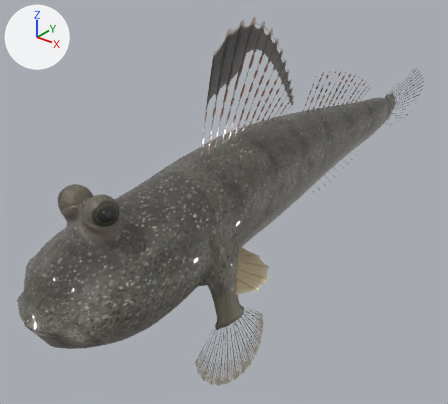
Renders of the glTF model src/assets/models/tobihaze/tobihaze.lod2.glb from each side of a commit.
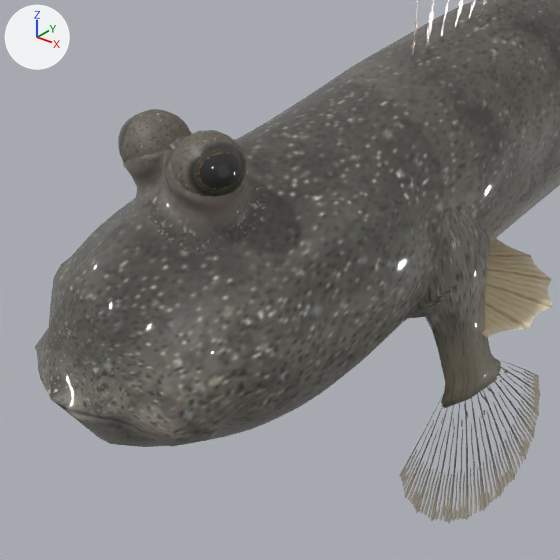
Each version appears first whole from a 50 mm camera at (0.0383, -0.0396, 0.0337) aimed at (-0.0051, 0.0146, 0.0001), and next in a close-up on the part from 0% to 61% of the width and 32% to 100% of the height. Arrows for +X, +Y and +Z are at upper left; the lights stay in place. The older version's two pictures come first. Vertices at exactly the same position are counted once.

The scene before the commit, as lines of its bpy script (objects in view):
```python
me_eye = bpy.data.meshes.new('Eye')
me_eye.from_pydata(...)  # 239 vertices, 432 faces; spans x -0.00151..0.00151, y -0.00166..0.00148, z -0.00151..0.00151
me_eye.materials.append(mat_tobihaze_eye)
me_head = bpy.data.meshes.new('Head')
me_head.from_pydata(...)  # 964 vertices, 1866 faces; spans x -0.0063..0.0063, y -0.0176..-0.0005, z -0.0022..0.0119
# faces by material slot: [1230, 636]
me_head.materials.append(mat_tobihaze_skin)
me_head.materials.append(mat_tobihaze_skindome)
me_pectoralfin_l = bpy.data.meshes.new('PectoralFin_L')
me_pectoralfin_l.from_pydata(...)  # 120 vertices, 196 faces; spans x 0.003..0.0089, y -0.0055..0.0054, z -0.0098..0.0052
# faces by material slot: [92, 104]
me_pectoralfin_l.materials.append(mat_tobihaze_skindome)
me_pectoralfin_l.materials.append(mat_tobihaze_fin)
ob_eye_l = bpy.data.objects.new('Eye_L', me_eye)
ob_eye_l.location = (0.00162, -0.01, 0.01045)
ob_eye_l.rotation_euler = (-0.293, 0.0, 1.278)  # degrees (-17, 0, 73)
ob_eye_r = bpy.data.objects.new('Eye_R', me_eye)
ob_eye_r.location = (-0.00162, -0.01, 0.01045)
ob_eye_r.rotation_euler = (-0.293, 0.0, -1.278)  # degrees (-17, 0, -73)
ob_head_001 = bpy.data.objects.new('Head.001', me_head)
ob_head_001.location = (0.0, 0.0, 0.0)
ob_pectoralfin_l_001 = bpy.data.objects.new('PectoralFin_L.001', me_pectoralfin_l)
ob_pectoralfin_l_001.location = (0.0, 0.0, 0.0)
# also in view: 'PelvicFin.001' at (0.0, 0.0051, -0.0009); 'Body.001' at (0.0, 0.0198, 0.0053)
```
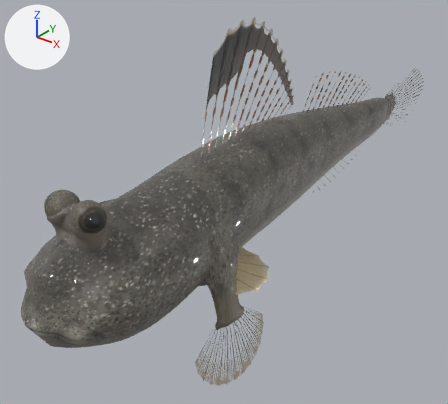
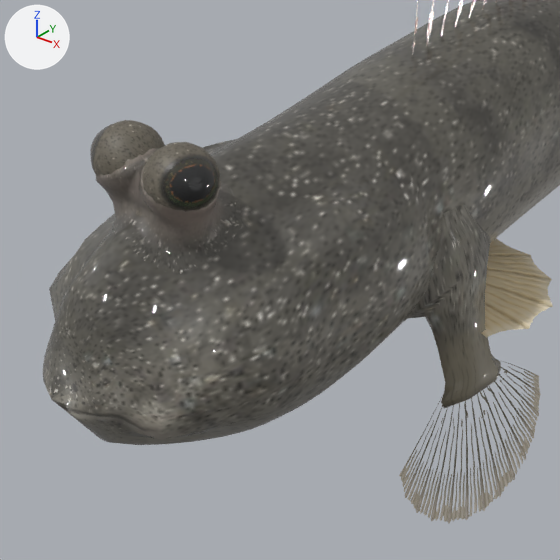
Commit message: tobihaze: smaller mouth and eyes set further forward (photo comparison)

Location of each change, [x1, y1, x2, y2] in pixels of the close-ups (560 x 560 px; the box of a moved part takes in the faces that stretch with it):
'Head.001', reshaped
    before: [35, 96, 438, 447]
    after: [43, 96, 438, 445]
'Eye_L', moved
    before: [170, 130, 246, 197]
    after: [142, 142, 220, 212]
'Eye_R', moved
    before: [118, 109, 191, 163]
    after: [90, 120, 165, 177]
part 1 of me_head, moved or reshaped
    before: [47, 142, 392, 443]
    after: [50, 142, 392, 442]
part 2 of me_head, surface changed
    before: [35, 131, 252, 447]
    after: [43, 148, 253, 445]

What the commit changed:
me_head is used by ob_head_001; location (0.0, 0.0, 0.0).
me_head had 964 vertices, 1866 faces and spanned x -0.0063..0.0063, y -0.0176..-0.0005, z -0.0022..0.0119.
me_head now has 966 vertices, 1870 faces and spans x -0.0063..0.0063, y -0.0176..-0.0005, z -0.0022..0.0119.
me_head part 1: 549 vertices moved from x -0.0063..0.0063, y -0.0167..-0.0051, z -0.0019..0.0119 to x -0.0063..0.0063, y -0.0168..-0.0049, z -0.0019..0.0119; 22 vertices removed from x -0.0027..0.0031, y -0.0123..-0.0073, z 0.0075..0.0118; 24 vertices added at x -0.0031..0.0031, y -0.013..-0.0087, z 0.007..0.0118.
me_head part 2: 384 kept faces spanning x -0.0059..0.0059, y -0.0176..-0.0093, z -0.0014..0.0119 get new texture (UV) coordinates.
Object 'Eye_L' (ob_eye_l) moves from (0.00162, -0.01, 0.01045) to (0.00162, -0.0114, 0.01045).
Object 'Eye_R' (ob_eye_r) moves from (-0.00162, -0.01, 0.01045) to (-0.00162, -0.0114, 0.01045).
